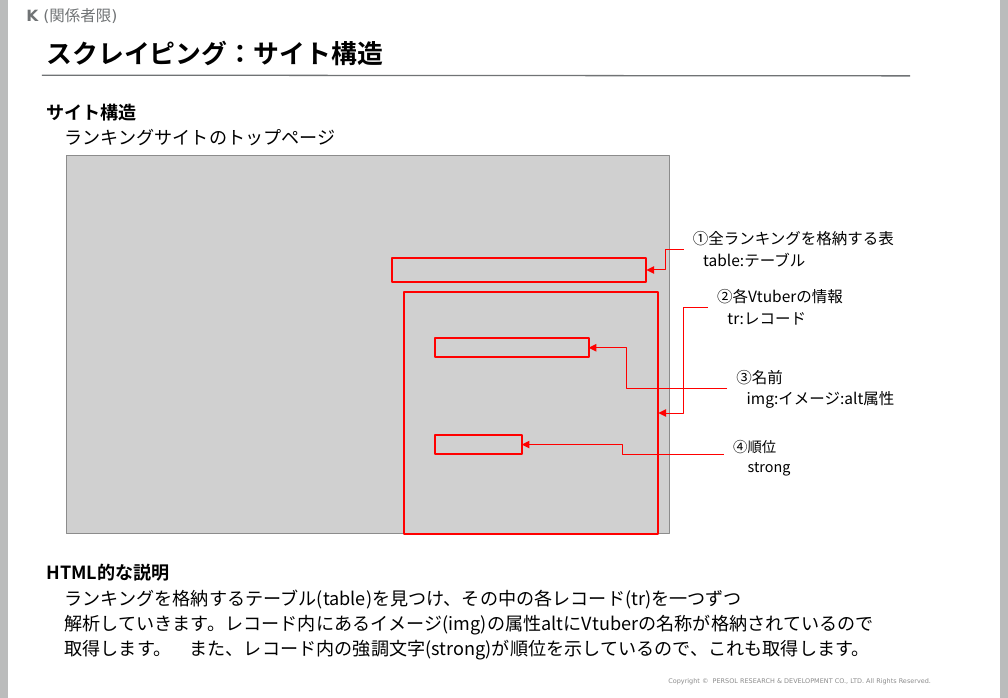
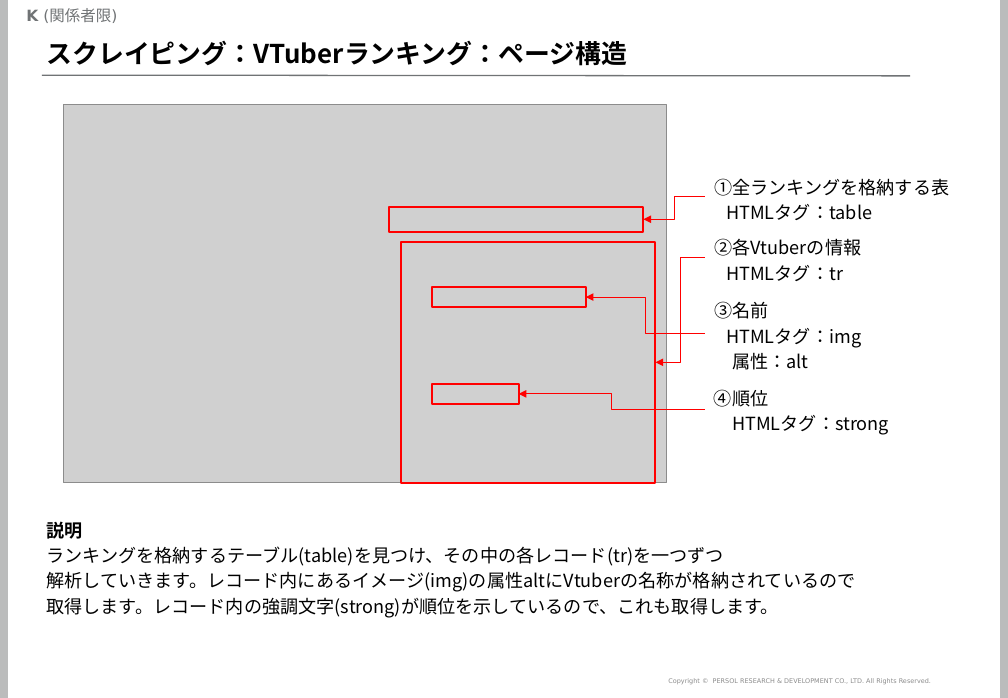
Before and after one commit to mogrodown/python_session, a slide deck: slide 18 of doc/python中級講座_2020.pptx (slide 16 before the commit). Drawn at 1008x698 pixels with LibreOffice and Linux fonts; fonts in the diff are those of the drawing; grey boxes stand for pictures; background and template pictures are left out. Boxes give left, top, right and bottom in pixels: in the first picture for what was removed or moved away, otherwise in the second. Text is boxed around its words. In the diff, an @@ line names an element or a change of style, - is before the commit and + after.

```diff
--- a/doc/python中級講座_2020.pptx
+++ b/doc/python中級講座_2020.pptx
@@ title at [46, 41, 627, 66]: text changed @@
-スクレイピング：サイト構造
+スクレイピング：VTuberランキング：ページ構造
@@ text removed at [46, 103, 335, 146] @@
-サイト構造
-ランキングサイトのトップページ
@@ text "①全ランキングを格納する表": place and size @@
-text "①全ランキングを格納する表" at [693, 231, 894, 267]
+text "①全ランキングを格納する表" at [714, 178, 949, 220]
@@ text at [714, 178, 949, 196]: size 12 to 14 pt in "①全ランキングを格納する表" @@
@@ elbow arrow moved from (684, 249) - (647, 270) to (705, 196) - (643, 220) @@
@@ text at [726, 204, 872, 220]: text changed; size 12 to 14 pt @@
-table:テーブル
+HTMLタグ：table
@@ 4 rectangles, 1 picture, 1 elbow arrow, 1 text: place and size @@
-4 rectangles, 1 picture, 1 elbow arrow, 1 text at [66, 155, 843, 534]
+4 rectangles, 1 picture, 1 elbow arrow, 1 text at [63, 104, 861, 483]
@@ text at [714, 238, 861, 256]: size 12 to 14 pt in "②各Vtuberの情報" @@
@@ text at [726, 265, 843, 281]: text changed; size 12 to 14 pt @@
-tr:レコード
+HTMLタグ：tr
@@ elbow arrow moved from (727, 388) - (589, 348) to (705, 333) - (585, 297) @@
@@ text "③名前": place and size @@
-text "③名前" at [736, 370, 895, 408]
+text "③名前" at [714, 301, 861, 370]
@@ text at [714, 301, 768, 319]: size 12 to 14 pt in "③名前" @@
@@ text at [726, 328, 861, 370]: text changed; size 12 to 14 pt @@
-img:イメージ:alt属性
+HTMLタグ：img
+属性：alt
@@ text "④順位": place and size @@
-text "④順位" at [733, 440, 791, 476]
+text "④順位" at [714, 389, 889, 435]
@@ text at [714, 389, 768, 407]: size 11.1 to 14 pt in "④順位" @@
@@ elbow arrow moved from (724, 454) - (522, 445) to (705, 410) - (518, 394) @@
@@ text at [732, 415, 889, 435]: text changed; size 11.1 to 14 pt @@
-strong
+HTMLタグ：strong
@@ text "説明": place and size @@
-text "説明" at [46, 563, 873, 660]
+text "説明" at [46, 522, 855, 618]
@@ text at [46, 522, 82, 539]: text changed @@
-HTML的な説明
+説明
@@ text at [46, 597, 778, 618]: text changed @@
-取得します。 また、レコード内の強調文字(strong)が順位を示しているので、これも取得します。
+取得します。レコード内の強調文字(strong)が順位を示しているので、これも取得します。
```
Also in this commit, not shown: 21 other slides changed, 3 slides added, 1 other file.
